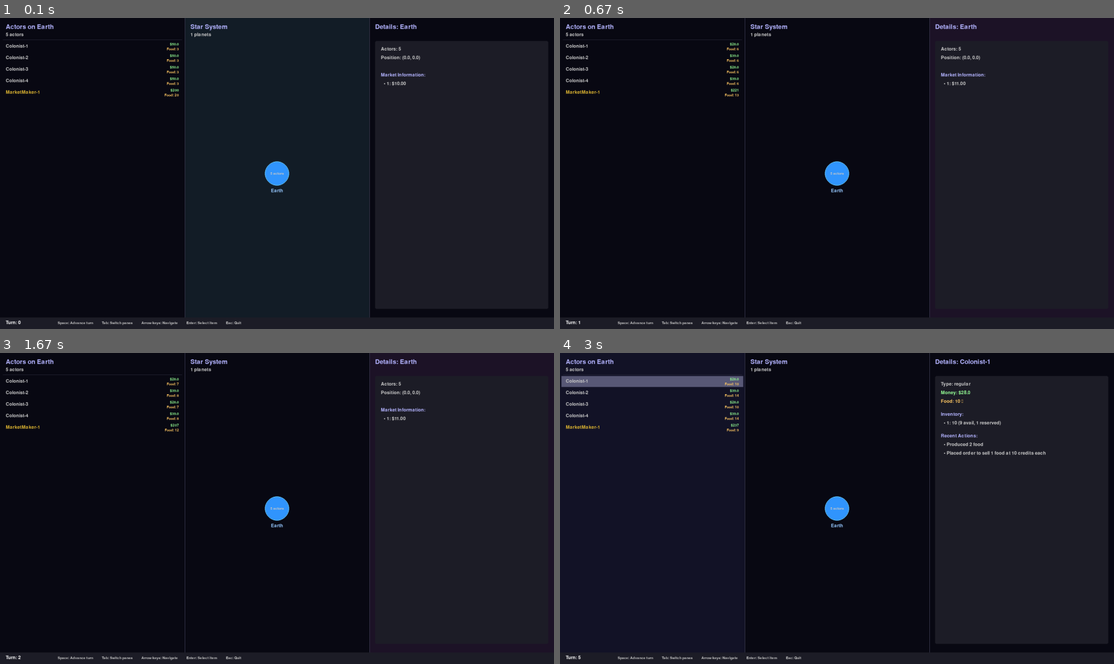
Above: before the commit, frames 1-4 (two rows, left to right).
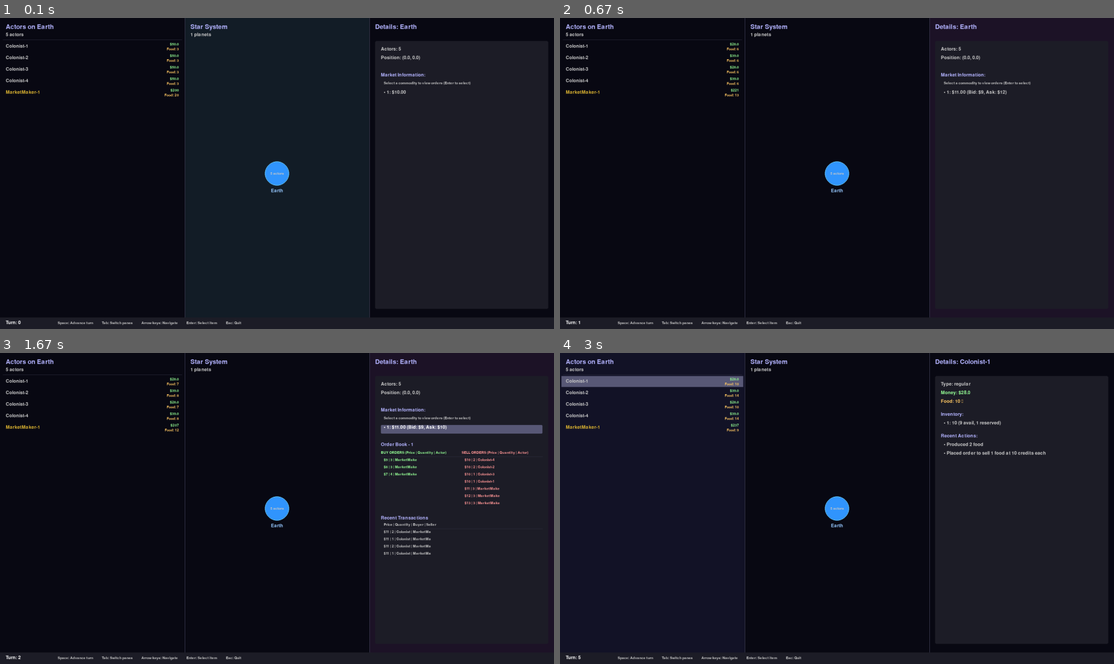
Above: after the commit, the same moments.

Repository: tcgarvin/spacesim2
Game: pygame game, started from spacesim2/__main__.py
Same seed, same stepped clock (60 frames per second), same inputs: the game is played once before the commit and once after it.
Inputs (mouse positions are in pixels of both pictures, inside the frame that each line leads up to):
- Up to frame 1 (0.1 s): no input
- Up to frame 2 (0.67 s): hold Space from 0.33 s (still down); hold Right from 0.33 s (still down)
- Up to frame 3 (1.67 s): release Space at 0.8 s; release Right at 0.8 s; tap Enter at 0.83 s; click (454, 499) at 1.22 s; hold Right from 1.5 s (still down); tap Space at 1.57 s
- Up to frame 4 (3 s): tap Space at 1.87, 2.07, 2.73 s; release Right at 1.97 s; hold Up 2-2.3 s; click "Food: 9" at 2.38 s; hold Up from 2.67 s (still down)

The runs differ from the first frame. In frame 1, 0.1% of the frame differs, in the area x 69-85%, y 20-25%; in frame 2, 0.2%; in frame 3, 1.8%, in the area x 68-98%, y 20-66%; in frame 4, nothing differs.

Commit message:
Add commodity market order book and transaction history view
- Added a commodity selection feature in the planet detail view
- Implemented a two-column order book display for buy and sell orders
- Added transaction history for selected commodities
- Enhanced the UI with keyboard navigation and mouse interactions for commodities
- Orders are displayed sorted by price with buy orders (highest first) and sell orders (lowest first)

🤖 Generated with [Claude Code](https://claude.ai/code)

Co-Authored-By: Claude <noreply@anthropic.com>

Diff:
--- a/spacesim2/ui/pygame_ui.py
+++ b/spacesim2/ui/pygame_ui.py
@@ -39,6 +39,7 @@
         self.active_pane = 1  # 0=left, 1=center, 2=right
         self.selected_planet: Optional[Planet] = None
         self.selected_actor: Optional[Actor] = None
+        self.selected_commodity: Optional[CommodityType] = None
 
         # Colors
         self.colors = {
@@ -274,6 +275,40 @@
                     # Focus on left pane to select an actor
                     self.active_pane = 0
 
+        elif self.active_pane == 2:  # Right pane (detail view)
+            # When in planet details, allow commodity selection
+            if self.selected_planet and self.selected_planet.market:
+                # Get list of available commodities
+                commodity_types = list(CommodityType)
+
+                if not commodity_types:
+                    return
+
+                current_index = commodity_types.index(self.selected_commodity) if self.selected_commodity in commodity_types else -1
+
+                if key == pygame.K_UP:
+                    # Select previous commodity
+                    if current_index > 0:
+                        self.selected_commodity = commodity_types[current_index - 1]
+                    elif current_index == -1:
+                        # No commodity selected, select the last one
+                        self.selected_commodity = commodity_types[-1]
+
+                elif key == pygame.K_DOWN:
+                    # Select next commodity
+                    if current_index < len(commodity_types) - 1:
+                        self.selected_commodity = commodity_types[current_index + 1]
+                    elif current_index == -1:
+                        # No commodity selected, select the first one
+                        self.selected_commodity = commodity_types[0]
+
+                elif key == pygame.K_RETURN:
+                    # Toggle commodity selection
+                    if self.selected_commodity:
+                        self.selected_commodity = None
+                    elif commodity_types:
+                        self.selected_commodity = commodity_types[0]
+
     def _handle_actor_pane_click(self, x: int, y: int) -> None:
         """Handle clicks in the actor pane."""
         if not self.selected_planet:
@@ -307,8 +342,36 @@
 
     def _handle_detail_pane_click(self, x: int, y: int) -> None:
         """Handle clicks in the detail pane."""
-        # Currently no interactive elements in detail pane
-        pass
+        # Check if we're in planet details with a market
+        if self.selected_planet and self.selected_planet.market:
+            # Calculate the commodity list area
+            panel_rect = Rect(
+                self.left_pane_width + self.center_pane_width + 20,
+                80,
+                self.right_pane_width - 40,
+                self.height - 150
+            )
+            x_relative = x - panel_rect.x
+            y_relative = y - panel_rect.y
+
+            # Check if click is in the commodity list area
+            if 0 <= x_relative <= panel_rect.width:
+                # Start position of commodity list (header + instruction)
+                commodity_start_y = 60
+                line_height = 30
+
+                # Calculate which commodity was clicked (rough estimate)
+                if y_relative >= commodity_start_y:
+                    commodity_index = (y_relative - commodity_start_y) // line_height
+
+                    # Select the commodity if valid
+                    commodity_types = list(CommodityType)
+                    if 0 <= commodity_index < len(commodity_types):
+                        # If already selected, deselect it
+                        if self.selected_commodity == commodity_types[commodity_index]:
+                            self.selected_commodity = None
+                        else:
+                            self.selected_commodity = commodity_types[commodity_index]
 
     def render(self) -> None:
         """Render the current state of the simulation."""
@@ -690,16 +753,47 @@
             self.screen.blit(market_title, (x, y))
             y += line_height
 
+            instruction_text = self.fonts["small"].render(
+                "Select a commodity to view orders (Enter to select)",
+                True,
+                self.colors["text"]["normal"]
+            )
+            self.screen.blit(instruction_text, (x + 10, y))
+            y += line_height
+
             # List commodity prices
             for commodity_type in CommodityType:
                 avg_price = planet.market.get_avg_price(commodity_type)
+                highest_bid, lowest_ask = planet.market.get_bid_ask_spread(commodity_type)
+                bid_ask_str = ""
+                if highest_bid is not None and lowest_ask is not None:
+                    bid_ask_str = f" (Bid: ${highest_bid}, Ask: ${lowest_ask})"
+
+                # Highlight selected commodity
+                if commodity_type == self.selected_commodity:
+                    # Draw selection background
+                    pygame.draw.rect(
+                        self.screen,
+                        self.colors["ui_elements"]["button_hover"],
+                        (x, y, panel_rect.width - 40, line_height),
+                        border_radius=3
+                    )
+                    text_color = self.colors["text"]["highlight"]
+                else:
+                    text_color = self.colors["text"]["normal"]
+
                 price_text = self.fonts["normal"].render(
-                    f"• {commodity_type.value}: ${avg_price:.2f}",
+                    f"• {commodity_type.value}: ${avg_price:.2f}{bid_ask_str}",
                     True,
-                    self.colors["text"]["normal"]
+                    text_color
                 )
                 self.screen.blit(price_text, (x + 10, y))
                 y += line_height
+
+            # If a commodity is selected, show orders
+            if self.selected_commodity and planet.market:
+                y += line_height
+                self._render_commodity_orders(panel_rect, x, y)
         else:
             no_market_text = self.fonts["normal"].render(
                 "No market on this planet",
@@ -707,6 +801,134 @@
                 self.colors["text"]["error"]
             )
             self.screen.blit(no_market_text, (x, y))
+
+    def _render_commodity_orders(self, panel_rect: Rect, x: int, y: int) -> None:
+        """Render order book and transaction history for selected commodity."""
+        if not self.selected_planet or not self.selected_planet.market or not self.selected_commodity:
+            return
+
+        market = self.selected_planet.market
+        commodity = self.selected_commodity
+        line_height = 25  # Smaller line height for orders
+
+        # Draw section headers
+        orders_title = self.fonts["normal"].render(
+            f"Order Book - {commodity.value}", True, self.colors["text"]["header"]
+        )
+        self.screen.blit(orders_title, (x, y))
+        y += line_height * 1.2
+
+        # Get buy and sell orders
+        buy_orders = sorted(
+            market.buy_orders.get(commodity, []),
+            key=lambda o: (-o.price, o.timestamp)  # Highest price first
+        )
+        sell_orders = sorted(
+            market.sell_orders.get(commodity, []),
+            key=lambda o: (o.price, o.timestamp)   # Lowest price first
+        )
+
+        # Get recent transactions for this commodity
+        recent_transactions = [tx for tx in market.transaction_history
+                               if tx.commodity_type == commodity][-10:]  # Last 10 transactions
+
+        # Draw column headers
+        col_width = (panel_rect.width - 40) // 2
+        buy_header_x = x
+        sell_header_x = x + col_width
+
+        # Buy orders header
+        buy_header = self.fonts["small"].render(
+            "BUY ORDERS (Price | Quantity | Actor)",
+            True,
+            (150, 255, 150)  # Green for buy
+        )
+        self.screen.blit(buy_header, (buy_header_x, y))
+
+        # Sell orders header
+        sell_header = self.fonts["small"].render(
+            "SELL ORDERS (Price | Quantity | Actor)",
+            True,
+            (255, 150, 150)  # Red for sell
+        )
+        self.screen.blit(sell_header, (sell_header_x, y))
+
+        y += line_height
+
+        # Draw divider line
+        pygame.draw.line(
+            self.screen,
+            self.colors["pane_divider"],
+            (x, y - 5),
+            (panel_rect.x + panel_rect.width - 20, y - 5),
+            1
+        )
+
+        # Determine how many orders to show
+        max_orders = 8
+        visible_buy_orders = buy_orders[:max_orders]
+        visible_sell_orders = sell_orders[:max_orders]
+
+        # Draw buy orders
+        order_y = y
+        for i, order in enumerate(visible_buy_orders):
+            order_text = self.fonts["small"].render(
+                f"${order.price} | {order.quantity} | {order.actor.name[:10]}",
+                True,
+                (150, 255, 150)  # Green for buy
+            )
+            self.screen.blit(order_text, (buy_header_x + 10, order_y))
+            order_y += line_height
+
+        # Draw sell orders
+        order_y = y
+        for i, order in enumerate(visible_sell_orders):
+            order_text = self.fonts["small"].render(
+                f"${order.price} | {order.quantity} | {order.actor.name[:10]}",
+                True,
+                (255, 150, 150)  # Red for sell
+            )
+            self.screen.blit(order_text, (sell_header_x + 10, order_y))
+            order_y += line_height
+
+        # Update y position for transaction history
+        y += max(len(visible_buy_orders), len(visible_sell_orders)) * line_height + line_height
+
+        # Transaction history
+        if recent_transactions:
+            history_title = self.fonts["normal"].render(
+                "Recent Transactions", True, self.colors["text"]["header"]
+            )
+            self.screen.blit(history_title, (x, y))
+            y += line_height
+
+            # Draw column headers
+            history_header = self.fonts["small"].render(
+                "Price | Quantity | Buyer | Seller",
+                True,
+                self.colors["text"]["normal"]
+            )
+            self.screen.blit(history_header, (x + 10, y))
+            y += line_height
+
+            # Draw divider line
+            pygame.draw.line(
+                self.screen,
+                self.colors["pane_divider"],
+                (x, y - 5),
+                (panel_rect.x + panel_rect.width - 20, y - 5),
+                1
+            )
+
+            # Draw transactions in reverse chronological order (newest first)
+            for tx in reversed(recent_transactions):
+                tx_text = self.fonts["small"].render(
+                    f"${tx.price} | {tx.quantity} | {tx.buyer.name[:8]} | {tx.seller.name[:8]}",
+                    True,
+                    self.colors["text"]["normal"]
+                )
+                self.screen.blit(tx_text, (x + 10, y))
+                y += line_height
 
     def _render_simulation_details(self, panel_rect: Rect) -> None:
         """Render simulation-wide information."""
